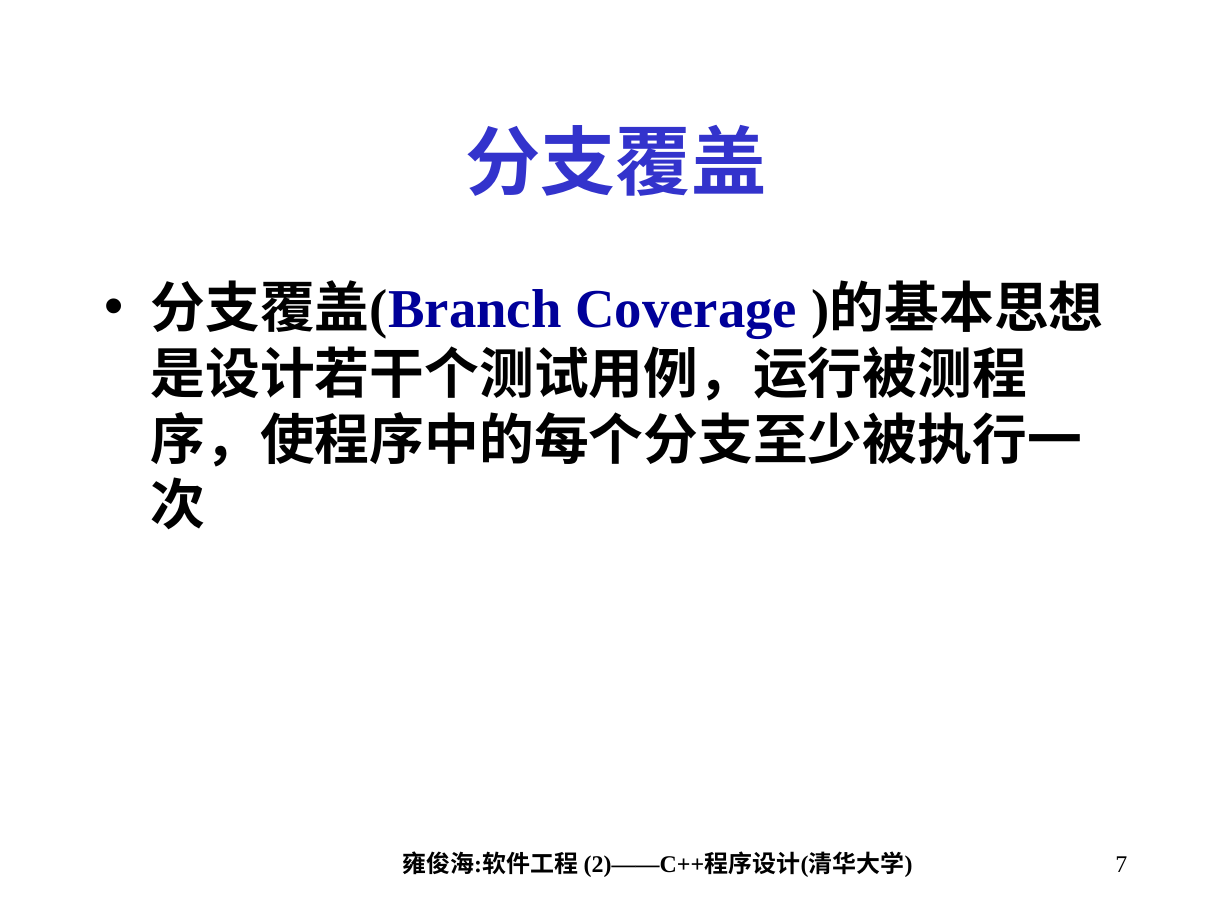
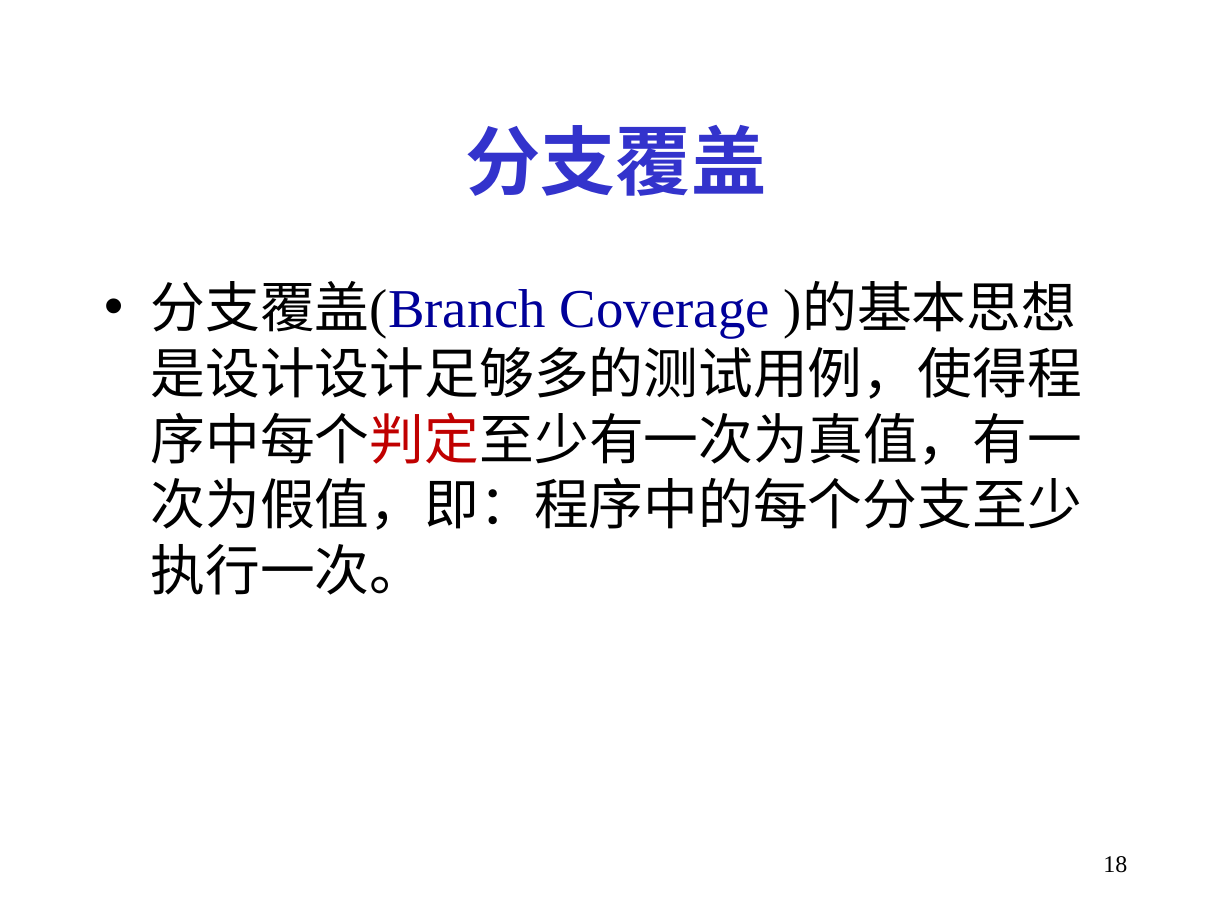
Before and after one commit to Moirai7/GTestLite, a slide deck: slide 18 of 第14讲_程序调试与验证.ppt (slide 7 before the commit). Drawn at 1232x924 pixels with LibreOffice and Linux fonts; fonts in the diff are those of the drawing. Boxes give left, top, right and bottom in pixels: in the first picture for what was removed or moved away, otherwise in the second. Text is boxed around its words. In the diff, an @@ line names an element or a change of style, - is before the commit and + after.

```diff
--- a/第14讲_程序调试与验证.ppt
+++ b/第14讲_程序调试与验证.ppt
@@ text at (151,281,1082,595): text changed; bold off @@
-• 分支覆盖(Branch Coverage )的基本思想是设计若干个测试用例，运行被测程序，使程序中的每个分支至少被执行一次
+• 分支覆盖(Branch Coverage )的基本思想是设计设计足够多的测试用例，使得程序中每个判定至少有一次为真值，有一次为假值，即：程序中的每个分支至少执行一次。
@@ text removed at (402,851,913,877) @@
-雍俊海:软件工程 (2)——C++程序设计(清华大学)
@@ page number at (1103,856,1127,873): text changed @@
-7
+18
```
Also in this commit, not shown: 30 other slides changed, 50 slides added, 3 slides removed, 20 other files.
